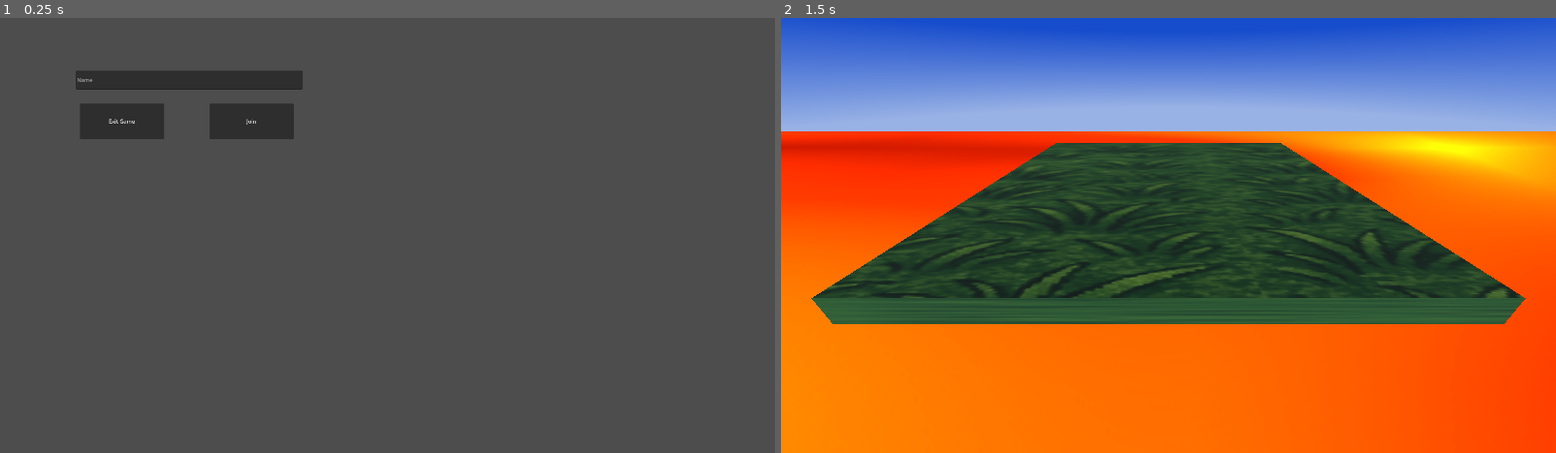
Above: before the commit, frames 1-2 (left to right).
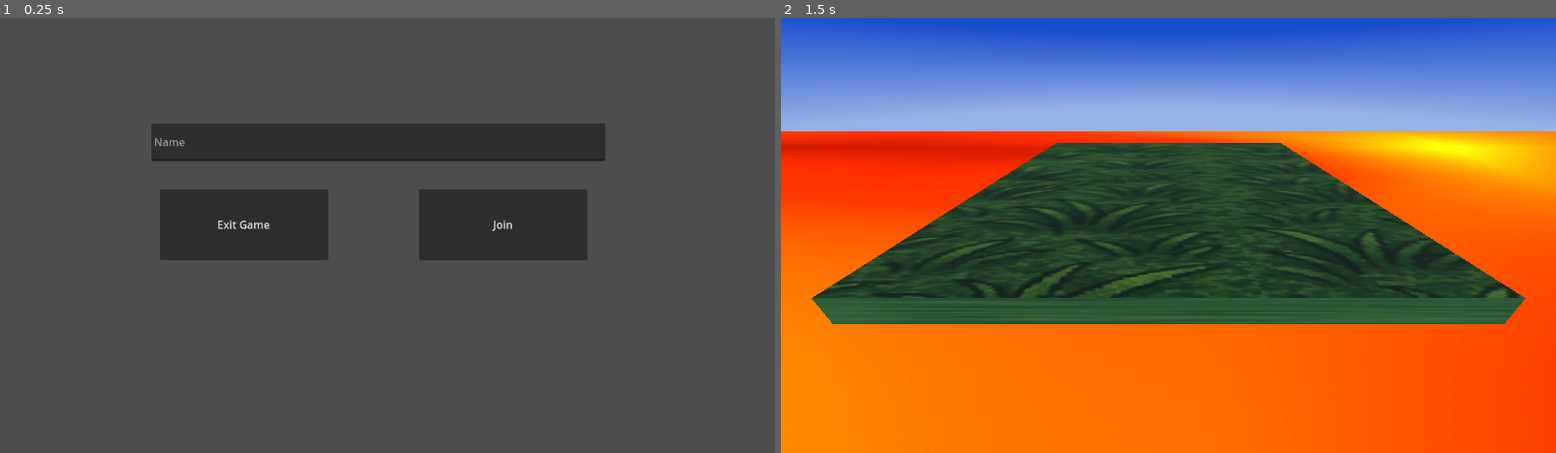
Above: after the commit, the same moments.

Repository: saltchicken/quest-godot
Game: Godot game, scene res://menus/main_menu.tscn
Two runs of this game, one before a commit and one after it. Both use one fixed random seed, a clock stepped at 60 frames per second and the inputs below.
Inputs (mouse positions are in pixels of both pictures, inside the frame that each line leads up to):
- Up to frame 1 (0.25 s): no input
- Up to frame 2 (1.5 s): tap Enter at 0.5 s; move the mouse to (1339, 213) at 0.52 s; hold D (right) 0.53-1.25 s; tap Shift (run) at 0.6 s; tap Space (jump) at 0.77, 0.8, 1.07 s; click "Join" at 1.25 s

The runs differ from the first frame. In frame 1, 14% of the frame differs, in the area x 9-79%, y 12-56%; in frame 2, nothing differs.

Commit message:
Implement jump

Diff:
--- a/player/player.tscn
+++ b/player/player.tscn
@@ -8,6 +8,7 @@
 [ext_resource type="Script" uid="uid://cvviopkgfalex" path="res://player/states/idle.gd" id="6_yllr7"]
 [ext_resource type="Script" uid="uid://dgal0pcamogrt" path="res://player/states/run.gd" id="7_kb6p2"]
 [ext_resource type="Script" uid="uid://e4ab8h0jrls1" path="res://player/states/walk.gd" id="8_wodsf"]
+[ext_resource type="Script" uid="uid://c7q7evi88srpu" path="res://player/states/jump.gd" id="9_ebec5"]
 [ext_resource type="Script" uid="uid://dli6s6iqw3d7v" path="res://player/animation_tree.gd" id="9_hg6s5"]
 [ext_resource type="Texture2D" uid="uid://cernua8g4qwax" path="res://assets/RunSheet.png" id="10_2ieo8"]
 [ext_resource type="Texture2D" uid="uid://be8jv3265xm30" path="res://assets/IdleSheet.png" id="11_ebec5"]
@@ -737,6 +738,58 @@
 nodes/output/position = Vector2(940, 120)
 node_connections = [&"TimeScale", 0, &"BlendSpace2D", &"output", 0, &"TimeScale"]
 
+[sub_resource type="AnimationNodeAnimation" id="AnimationNodeAnimation_1s1yo"]
+animation = &"jump/backward"
+
+[sub_resource type="AnimationNodeAnimation" id="AnimationNodeAnimation_5ejfk"]
+animation = &"jump/forward"
+
+[sub_resource type="AnimationNodeAnimation" id="AnimationNodeAnimation_jd2rm"]
+animation = &"jump/right"
+
+[sub_resource type="AnimationNodeAnimation" id="AnimationNodeAnimation_q28gw"]
+animation = &"jump/left"
+
+[sub_resource type="AnimationNodeAnimation" id="AnimationNodeAnimation_ge24q"]
+animation = &"jump/backward_left"
+
+[sub_resource type="AnimationNodeAnimation" id="AnimationNodeAnimation_pnw6m"]
+animation = &"jump/backward_right"
+
+[sub_resource type="AnimationNodeAnimation" id="AnimationNodeAnimation_1so5t"]
+animation = &"jump/forward_right"
+
+[sub_resource type="AnimationNodeAnimation" id="AnimationNodeAnimation_55jnj"]
+animation = &"jump/forward_left"
+
+[sub_resource type="AnimationNodeBlendSpace2D" id="AnimationNodeBlendSpace2D_dx5ib"]
+blend_point_0/node = SubResource("AnimationNodeAnimation_1s1yo")
+blend_point_0/pos = Vector2(0, 1)
+blend_point_1/node = SubResource("AnimationNodeAnimation_5ejfk")
+blend_point_1/pos = Vector2(0, -1)
+blend_point_2/node = SubResource("AnimationNodeAnimation_jd2rm")
+blend_point_2/pos = Vector2(1, 0)
+blend_point_3/node = SubResource("AnimationNodeAnimation_q28gw")
+blend_point_3/pos = Vector2(-1, 0)
+blend_point_4/node = SubResource("AnimationNodeAnimation_ge24q")
+blend_point_4/pos = Vector2(-1, 1)
+blend_point_5/node = SubResource("AnimationNodeAnimation_pnw6m")
+blend_point_5/pos = Vector2(1, 1)
+blend_point_6/node = SubResource("AnimationNodeAnimation_1so5t")
+blend_point_6/pos = Vector2(1, -1)
+blend_point_7/node = SubResource("AnimationNodeAnimation_55jnj")
+blend_point_7/pos = Vector2(-1, -1)
+
+[sub_resource type="AnimationNodeTimeScale" id="AnimationNodeTimeScale_pnw6m"]
+
+[sub_resource type="AnimationNodeBlendTree" id="AnimationNodeBlendTree_1so5t"]
+nodes/BlendSpace2D/node = SubResource("AnimationNodeBlendSpace2D_dx5ib")
+nodes/BlendSpace2D/position = Vector2(533, 110)
+nodes/TimeScale/node = SubResource("AnimationNodeTimeScale_pnw6m")
+nodes/TimeScale/position = Vector2(820, 180)
+nodes/output/position = Vector2(1060, 200)
+node_connections = [&"TimeScale", 0, &"BlendSpace2D", &"output", 0, &"TimeScale"]
+
 [sub_resource type="AnimationNodeAnimation" id="AnimationNodeAnimation_32hag"]
 animation = &"run/backward"
 
@@ -846,6 +899,8 @@
 [sub_resource type="AnimationNodeStateMachine" id="AnimationNodeStateMachine_hg6s5"]
 states/idle/node = SubResource("AnimationNodeBlendTree_kb6p2")
 states/idle/position = Vector2(382, 140)
+states/jump/node = SubResource("AnimationNodeBlendTree_1so5t")
+states/jump/position = Vector2(637, 211)
 states/run/node = SubResource("AnimationNodeBlendTree_bjvpn")
 states/run/position = Vector2(622, 116)
 states/walk/node = SubResource("AnimationNodeBlendTree_e7oew")
@@ -853,6 +908,30 @@
 
 [sub_resource type="Animation" id="Animation_2ieo8"]
 length = 0.001
+tracks/0/type = "value"
+tracks/0/imported = false
+tracks/0/enabled = true
+tracks/0/path = NodePath("../Sprite3D:texture")
+tracks/0/interp = 1
+tracks/0/loop_wrap = true
+tracks/0/keys = {
+"times": PackedFloat32Array(0),
+"transitions": PackedFloat32Array(1),
+"update": 1,
+"values": [ExtResource("11_ebec5")]
+}
+tracks/1/type = "value"
+tracks/1/imported = false
+tracks/1/enabled = true
+tracks/1/path = NodePath("../Sprite3D:frame_coords")
+tracks/1/interp = 1
+tracks/1/loop_wrap = true
+tracks/1/keys = {
+"times": PackedFloat32Array(0),
+"transitions": PackedFloat32Array(1),
+"update": 1,
+"values": [Vector2i(5, 5)]
+}
 
 [sub_resource type="AnimationLibrary" id="AnimationLibrary_ebec5"]
 _data = {
@@ -1107,6 +1186,233 @@
 &"right": SubResource("Animation_32hag")
 }
 
+[sub_resource type="Animation" id="Animation_55jnj"]
+tracks/0/type = "value"
+tracks/0/imported = false
+tracks/0/enabled = true
+tracks/0/path = NodePath("../Sprite3D:texture")
+tracks/0/interp = 1
+tracks/0/loop_wrap = true
+tracks/0/keys = {
+"times": PackedFloat32Array(0),
+"transitions": PackedFloat32Array(1),
+"update": 1,
+"values": [ExtResource("11_ebec5")]
+}
+tracks/1/type = "value"
+tracks/1/imported = false
+tracks/1/enabled = true
+tracks/1/path = NodePath("../Sprite3D:frame_coords")
+tracks/1/interp = 1
+tracks/1/loop_wrap = true
+tracks/1/keys = {
+"times": PackedFloat32Array(0),
+"transitions": PackedFloat32Array(1),
+"update": 1,
+"values": [Vector2i(4, 0)]
+}
+
+[sub_resource type="Animation" id="Animation_ge24q"]
+resource_name = "forward_right"
+tracks/0/type = "value"
+tracks/0/imported = false
+tracks/0/enabled = true
+tracks/0/path = NodePath("../Sprite3D:texture")
+tracks/0/interp = 1
+tracks/0/loop_wrap = true
+tracks/0/keys = {
+"times": PackedFloat32Array(0),
+"transitions": PackedFloat32Array(1),
+"update": 1,
+"values": [ExtResource("11_ebec5")]
+}
+tracks/1/type = "value"
+tracks/1/imported = false
+tracks/1/enabled = true
+tracks/1/path = NodePath("../Sprite3D:frame_coords")
+tracks/1/interp = 1
+tracks/1/loop_wrap = true
+tracks/1/keys = {
+"times": PackedFloat32Array(0),
+"transitions": PackedFloat32Array(1),
+"update": 1,
+"values": [Vector2i(4, 1)]
+}
+
+[sub_resource type="Animation" id="Animation_pnw6m"]
+resource_name = "right"
+tracks/0/type = "value"
+tracks/0/imported = false
+tracks/0/enabled = true
+tracks/0/path = NodePath("../Sprite3D:texture")
+tracks/0/interp = 1
+tracks/0/loop_wrap = true
+tracks/0/keys = {
+"times": PackedFloat32Array(0),
+"transitions": PackedFloat32Array(1),
+"update": 1,
+"values": [ExtResource("11_ebec5")]
+}
+tracks/1/type = "value"
+tracks/1/imported = false
+tracks/1/enabled = true
+tracks/1/path = NodePath("../Sprite3D:frame_coords")
+tracks/1/interp = 1
+tracks/1/loop_wrap = true
+tracks/1/keys = {
+"times": PackedFloat32Array(0),
+"transitions": PackedFloat32Array(1),
+"update": 1,
+"values": [Vector2i(4, 2)]
+}
+
+[sub_resource type="Animation" id="Animation_1so5t"]
+resource_name = "backward_right"
+tracks/0/type = "value"
+tracks/0/imported = false
+tracks/0/enabled = true
+tracks/0/path = NodePath("../Sprite3D:texture")
+tracks/0/interp = 1
+tracks/0/loop_wrap = true
+tracks/0/keys = {
+"times": PackedFloat32Array(0),
+"transitions": PackedFloat32Array(1),
+"update": 1,
+"values": [ExtResource("11_ebec5")]
+}
+tracks/1/type = "value"
+tracks/1/imported = false
+tracks/1/enabled = true
+tracks/1/path = NodePath("../Sprite3D:frame_coords")
+tracks/1/interp = 1
+tracks/1/loop_wrap = true
+tracks/1/keys = {
+"times": PackedFloat32Array(0),
+"transitions": PackedFloat32Array(1),
+"update": 1,
+"values": [Vector2i(4, 3)]
+}
+
+[sub_resource type="Animation" id="Animation_dx5ib"]
+resource_name = "backward"
+tracks/0/type = "value"
+tracks/0/imported = false
+tracks/0/enabled = true
+tracks/0/path = NodePath("../Sprite3D:texture")
+tracks/0/interp = 1
+tracks/0/loop_wrap = true
+tracks/0/keys = {
+"times": PackedFloat32Array(0),
+"transitions": PackedFloat32Array(1),
+"update": 1,
+"values": [ExtResource("11_ebec5")]
+}
+tracks/1/type = "value"
+tracks/1/imported = false
+tracks/1/enabled = true
+tracks/1/path = NodePath("../Sprite3D:frame_coords")
+tracks/1/interp = 1
+tracks/1/loop_wrap = true
+tracks/1/keys = {
+"times": PackedFloat32Array(0),
+"transitions": PackedFloat32Array(1),
+"update": 1,
+"values": [Vector2i(4, 4)]
+}
+
+[sub_resource type="Animation" id="Animation_a2xo5"]
+resource_name = "backward_left"
+tracks/0/type = "value"
+tracks/0/imported = false
+tracks/0/enabled = true
+tracks/0/path = NodePath("../Sprite3D:texture")
+tracks/0/interp = 1
+tracks/0/loop_wrap = true
+tracks/0/keys = {
+"times": PackedFloat32Array(0),
+"transitions": PackedFloat32Array(1),
+"update": 1,
+"values": [ExtResource("11_ebec5")]
+}
+tracks/1/type = "value"
+tracks/1/imported = false
+tracks/1/enabled = true
+tracks/1/path = NodePath("../Sprite3D:frame_coords")
+tracks/1/interp = 1
+tracks/1/loop_wrap = true
+tracks/1/keys = {
+"times": PackedFloat32Array(0),
+"transitions": PackedFloat32Array(1),
+"update": 1,
+"values": [Vector2i(4, 5)]
+}
+
+[sub_resource type="Animation" id="Animation_art4l"]
+resource_name = "left"
+tracks/0/type = "value"
+tracks/0/imported = false
+tracks/0/enabled = true
+tracks/0/path = NodePath("../Sprite3D:texture")
+tracks/0/interp = 1
+tracks/0/loop_wrap = true
+tracks/0/keys = {
+"times": PackedFloat32Array(0),
+"transitions": PackedFloat32Array(1),
+"update": 1,
+"values": [ExtResource("11_ebec5")]
+}
+tracks/1/type = "value"
+tracks/1/imported = false
+tracks/1/enabled = true
+tracks/1/path = NodePath("../Sprite3D:frame_coords")
+tracks/1/interp = 1
+tracks/1/loop_wrap = true
+tracks/1/keys = {
+"times": PackedFloat32Array(0),
+"transitions": PackedFloat32Array(1),
+"update": 1,
+"values": [Vector2i(4, 6)]
+}
+
+[sub_resource type="Animation" id="Animation_fjxoa"]
+resource_name = "forward_left"
+tracks/0/type = "value"
+tracks/0/imported = false
+tracks/0/enabled = true
+tracks/0/path = NodePath("../Sprite3D:texture")
+tracks/0/interp = 1
+tracks/0/loop_wrap = true
+tracks/0/keys = {
+"times": PackedFloat32Array(0),
+"transitions": PackedFloat32Array(1),
+"update": 1,
+"values": [ExtResource("11_ebec5")]
+}
+tracks/1/type = "value"
+tracks/1/imported = false
+tracks/1/enabled = true
+tracks/1/path = NodePath("../Sprite3D:frame_coords")
+tracks/1/interp = 1
+tracks/1/loop_wrap = true
+tracks/1/keys = {
+"times": PackedFloat32Array(0),
+"transitions": PackedFloat32Array(1),
+"update": 1,
+"values": [Vector2i(4, 7)]
+}
+
+[sub_resource type="AnimationLibrary" id="AnimationLibrary_dx5ib"]
+_data = {
+&"backward": SubResource("Animation_dx5ib"),
+&"backward_left": SubResource("Animation_a2xo5"),
+&"backward_right": SubResource("Animation_1so5t"),
+&"forward": SubResource("Animation_55jnj"),
+&"forward_left": SubResource("Animation_fjxoa"),
+&"forward_right": SubResource("Animation_ge24q"),
+&"left": SubResource("Animation_art4l"),
+&"right": SubResource("Animation_pnw6m")
+}
+
 [sub_resource type="Animation" id="Animation_tqiix"]
 resource_name = "backward"
 length = 1.6
@@ -1716,12 +2022,17 @@
 [node name="walk" type="Node" parent="StateMachine"]
 script = ExtResource("8_wodsf")
 
+[node name="jump" type="Node" parent="StateMachine"]
+script = ExtResource("9_ebec5")
+
 [node name="AnimationTree" type="AnimationTree" parent="."]
 root_node = NodePath(".")
 tree_root = SubResource("AnimationNodeStateMachine_hg6s5")
 anim_player = NodePath("AnimationPlayer")
 parameters/idle/BlendSpace2D/blend_position = Vector2(-0.529036, 0.772595)
 parameters/idle/TimeScale/scale = 0.5
+parameters/jump/BlendSpace2D/blend_position = Vector2(0, 0)
+parameters/jump/TimeScale/scale = 1.0
 parameters/run/BlendSpace2D/blend_position = Vector2(0, 0)
 parameters/run/TimeScale/scale = 1.25
 parameters/walk/BlendSpace2D/blend_position = Vector2(0, 0)
@@ -1732,6 +2043,7 @@
 libraries = {
 &"": SubResource("AnimationLibrary_ebec5"),
 &"idle": SubResource("AnimationLibrary_tqiix"),
+&"jump": SubResource("AnimationLibrary_dx5ib"),
 &"run": SubResource("AnimationLibrary_bjvpn"),
 &"walk": SubResource("AnimationLibrary_uw77l")
 }
@@ -1743,6 +2055,6 @@
 texture = ExtResource("11_ebec5")
 hframes = 8
 vframes = 8
-frame = 47
+frame = 40
 
 [connection signal="pressed" from="PauseMenu/HBoxContainer/VBoxContainer/Button" to="InputComponent" method="leave_game"]
--- a/player/states/idle.gd
+++ b/player/states/idle.gd
@@ -10,6 +10,10 @@
 func Update(_delta:float):
 	var input_dir = %InputComponent.input_direction
 	var input_run = %InputComponent.input_run
+	var input_jump = %InputComponent.input_jump
+
+	if input_jump:
+		owner.change_state.emit("jump")
 
 	if input_dir.length() > 0.1:
 		if input_run:
--- /dev/null
+++ b/player/states/jump.gd
@@ -0,0 +1,58 @@
+extends State
+
+# var jumping = false
+# var jumping_duration = 0.1
+# var jumping_timer = 0.0
+
+func enter_server(_state_packet):
+	owner.velocity.y += 2.0
+	print("Enter Server Jump")
+
+	# jumping = true
+	# jumping_timer = jumping_duration
+
+
+func exit_server():
+	print("Exit Server Jump")
+	return state_packet
+
+func Update(_delta:float):
+	var input_dir = %InputComponent.input_direction
+	var input_run = %InputComponent.input_run
+	var input_jump = %InputComponent.input_jump
+	# if jumping_timer > 0:
+	# 	jumping_timer -= _delta
+	# 	if jumping_timer <= 0:
+	# 		jumping = false
+
+	# if owner.is_on_floor() and !jumping:
+	if owner.is_on_floor():
+		if input_dir.length() > 0.1:
+			if input_run:
+				owner.change_state.emit("run")
+			else:
+				owner.change_state.emit("walk")
+		else:
+			owner.change_state.emit("idle")
+	# if owner.is_on_floor():
+	# 	owner.change_state.emit("idle")
+	# var input_dir = %InputComponent.input_direction
+	# var input_run = %InputComponent.input_run
+	#
+	# if input_dir.length() > 0.1:
+	# 	if input_run:
+	# 		owner.change_state.emit("run")
+	# 	else:
+	# 		owner.change_state.emit("walk")
+
+
+
+	#
+	# state_movement()
+	#
+# func state_movement():
+# 	print("Idle: State Movement")
+	# owner.velocity.x = input.direction.x * owner.run_speed
+	# owner.velocity.y = input.direction.y * owner.run_speed
+	#
+	#	# Get synchronized input from client
--- a/player/states/run.gd
+++ b/player/states/run.gd
@@ -10,7 +10,10 @@
 func Update(delta:float):
 	var input_dir = %InputComponent.input_direction
 	var input_run = %InputComponent.input_run
+	var input_jump = %InputComponent.input_jump
 
+	if input_jump:
+		owner.change_state.emit("jump")
 	if !input_dir:
 			owner.change_state.emit("idle")
 	else:
--- a/player/states/walk.gd
+++ b/player/states/walk.gd
@@ -10,7 +10,10 @@
 func Update(delta:float):
 	var input_dir = %InputComponent.input_direction
 	var input_run = %InputComponent.input_run
+	var input_jump = %InputComponent.input_jump
 
+	if input_jump:
+		owner.change_state.emit("jump")
 	if !input_dir:
 		owner.change_state.emit("idle")
 	else:
--- a/project.godot
+++ b/project.godot
@@ -18,11 +18,6 @@
 
 GameManager="*res://Autoloads/GameManager.gd"
 PingManager="*res://Autoloads/PingManager.gd"
-
-[display]
-
-window/size/viewport_width=2304
-window/size/viewport_height=1296
 
 [input]
 
Not shown: 1 places in player/player.tscn that only renumber resources
Not shown, added: player/states/jump.gd.uid
